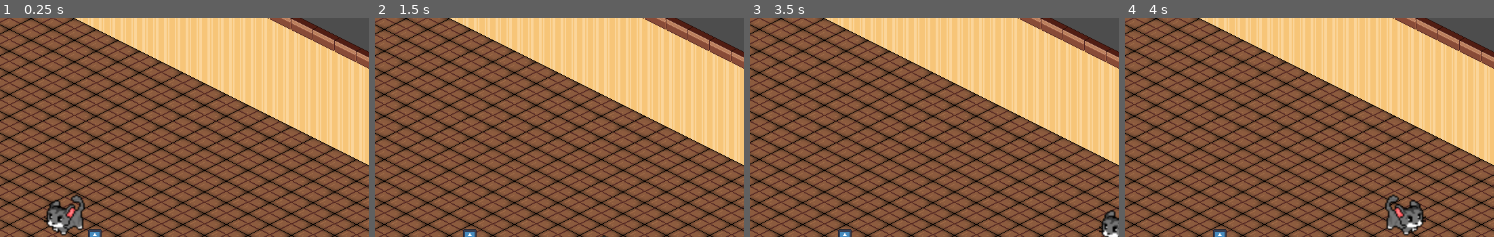
Above: before the commit, frames 1-4 (left to right).
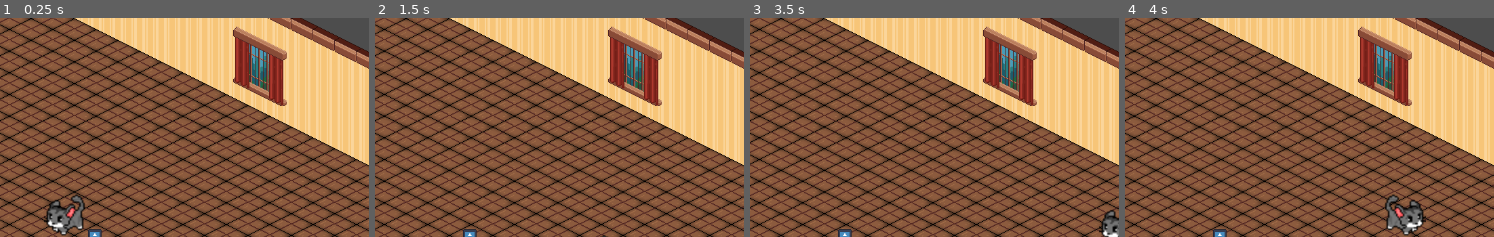
Above: after the commit, the same moments.

Repository: OscarPindaro/GodotWildJam63
Game: Godot game, scene res://scenes/map/room_1.tscn
The game is run twice, just before and just after one commit, with the same random seed, the same clock (stepped at 60 frames per second) and the same inputs. This scene is started directly instead of the project's main scene. The engine's default icon, where the game draws it, is replaced by a stand-in: a white triangle on a blue panel in a dark square. Sound files missing from this copy of the repository are replaced by a short silence.
Inputs (mouse positions are % of the whole screen's width and height, from its top left):
- Up to frame 1 (0.25 s): no input
- Up to frame 2 (1.5 s): tap Enter at 0.5 s; move the mouse to (74, 45) at 0.52 s; hold Right (player_move_right) 0.53-1.28 s; tap E (player_interact) at 0.6, 1.35 s; click (74, 45) at 0.67 s; move the mouse to (28, 55) at 1.27 s; hold S (player_move_down) from 1.28 s (still down)
- Up to frame 3 (3.5 s): move the mouse to (61, 28) at 2.02 s; release S (player_move_down) at 2.03 s; hold Right (player_move_right) 2.03-2.78 s; tap E (player_interact) at 2.1, 2.85 s; move the mouse to (44, 70) at 2.77 s; hold W (player_move_up) from 2.78 s (still down); click (44, 70) at 2.92 s
- Up to frame 4 (4 s): move the mouse to (82, 65) at 3.52 s; release W (player_move_up) at 3.53 s; hold A (player_move_left) from 3.53 s (still down); tap E (player_interact) at 3.6 s
The pictures show only the part of the screen within x 38-88%, y 22-72%; the shares and areas given below are measured in that part.

The runs differ from the first frame. In frame 1, 3.6% of the frame differs, in the area x 63-78%, y 3-41%; in frame 2, 3.6%; in frame 3, 3.6%; in frame 4, 3.6%.

Commit message:
finestra is ready

Diff:
--- a/scenes/map/room_1.tscn
+++ b/scenes/map/room_1.tscn
@@ -1,10 +1,11 @@
-[gd_scene load_steps=6 format=3 uid="uid://3r1qgihc1y7n"]
+[gd_scene load_steps=7 format=3 uid="uid://3r1qgihc1y7n"]
 
 [ext_resource type="PackedScene" uid="uid://h8lc1f6njmv" path="res://scenes/map/TileMapRoom.tscn" id="1_47w1q"]
 [ext_resource type="PackedScene" uid="uid://sljqfmqu7jyn" path="res://scenes/player/player.tscn" id="2_e3uya"]
 [ext_resource type="PackedScene" uid="uid://yamqrmne1408" path="res://scenes/objects/test_mobilia.tscn" id="3_ytdw6"]
 [ext_resource type="PackedScene" uid="uid://i7l7hys0rdbs" path="res://scenes/minigames/climb-tenda/tenda_base.tscn" id="4_21qi7"]
 [ext_resource type="PackedScene" uid="uid://blcki6ewb52y" path="res://scenes/minigames/minigame_dock.tscn" id="4_gijfu"]
+[ext_resource type="PackedScene" uid="uid://1cu0y5r5edjv" path="res://scenes/objects/Finestra.tscn" id="6_wbhb7"]
 
 [node name="Room1" type="Node2D"]
 
@@ -22,3 +23,11 @@
 minigamePath = ExtResource("4_21qi7")
 
 [node name="MinigameDock" parent="." instance=ExtResource("4_gijfu")]
+
+[node name="Finestra" parent="." instance=ExtResource("6_wbhb7")]
+position = Vector2(850, 215)
+
+[node name="CollisionShape2D" parent="Finestra/Area2D" index="1"]
+position = Vector2(-16.3722, 74.6252)
+
+[editable path="Finestra"]
--- /dev/null
+++ b/scenes/objects/Finestra.tscn
@@ -0,0 +1,30 @@
+[gd_scene load_steps=5 format=3 uid="uid://1cu0y5r5edjv"]
+
+[ext_resource type="PackedScene" uid="uid://ckbitv4gjqbt" path="res://scenes/objects/base_minigame_starter.tscn" id="1_5yu2m"]
+[ext_resource type="Texture2D" path="res://images/WINDOW.png" id="2_ynogj"]
+
+[sub_resource type="SpriteFrames" id="SpriteFrames_520d7"]
+animations = [{
+"frames": [{
+"duration": 1.0,
+"texture": ExtResource("2_ynogj")
+}],
+"loop": true,
+"name": &"default",
+"speed": 5.0
+}]
+
+[sub_resource type="RectangleShape2D" id="RectangleShape2D_1xhjh"]
+size = Vector2(79.1939, 19.5925)
+
+[node name="Finestra" instance=ExtResource("1_5yu2m")]
+
+[node name="AnimatedSprite2D" parent="Area2D" index="0"]
+texture_filter = 1
+sprite_frames = SubResource("SpriteFrames_520d7")
+
+[node name="CollisionShape2D" parent="Area2D" index="1"]
+position = Vector2(-14, 70)
+rotation = 0.473902
+scale = Vector2(1, 1)
+shape = SubResource("RectangleShape2D_1xhjh")
